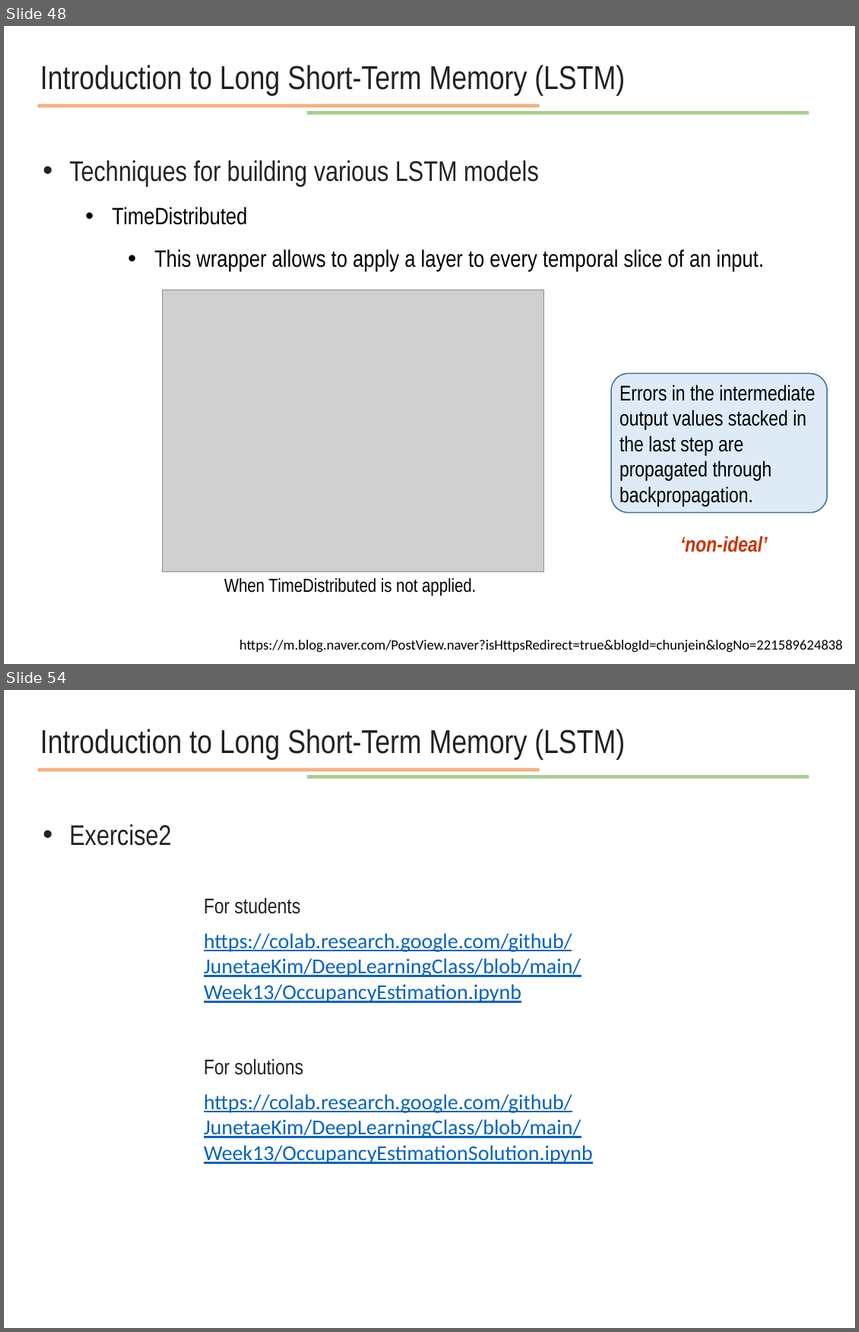
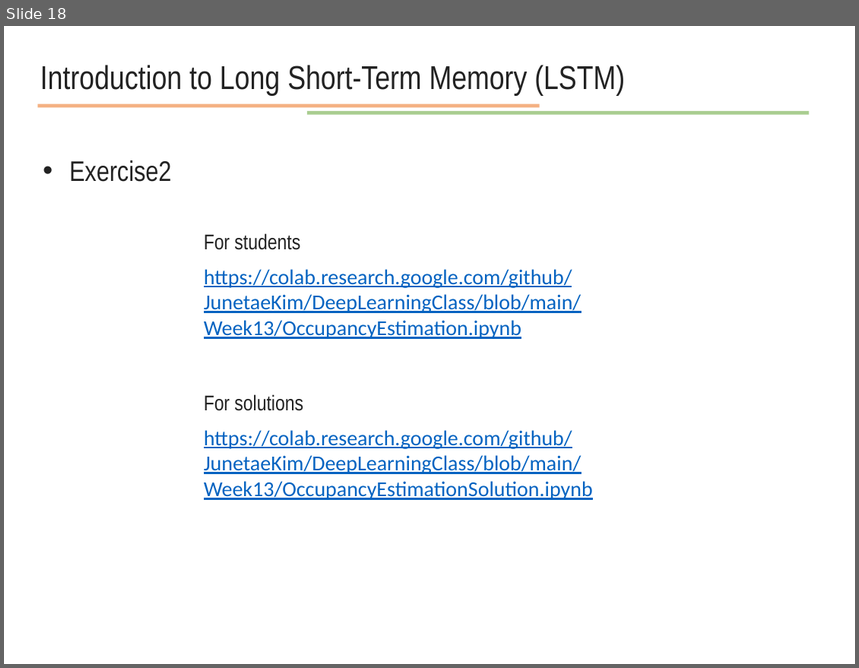
Before and after one commit to JunetaeKim/DeepLearningClass, a slide deck: Week14/week14 natural language processing.pptx. Shown one above the other, each under a label of ours: slides 48 and 54 before the commit, slide 18 after it; the slides between them are not shown. The pictures are 859x1332 and 859x668 pixels, drawn with LibreOffice and Linux fonts; fonts in the diff are those of the drawing; grey boxes stand for pictures. Boxes give left, top, right and bottom in pixels: in the first picture for what was removed or moved away, otherwise in the second. Text is boxed around its words. In the diff, an @@ line names an element or a change of style, - is before the commit and + after.

```diff
--- a/Week14/week14 natural language processing.pptx
+++ b/Week14/week14 natural language processing.pptx
@@ slide 48 removed at bbox=[4, 26, 855, 664], background #FFFFFF @@
@@ text removed at bbox=[40, 65, 625, 96] @@
-Introduction to Long Short-Term Memory (LSTM)
@@ line removed from (38, 106) to (539, 106) @@
@@ line removed from (307, 113) to (810, 113) @@
@@ text removed at bbox=[69, 161, 764, 271] @@
-• Techniques for building various LSTM models
-  • TimeDistributed
-    • This wrapper allows to apply a layer to every temporal slice of an input.
@@ picture removed at bbox=[162, 290, 544, 572] @@
@@ rounded rectangle removed at bbox=[612, 373, 828, 513] @@
@@ text removed at bbox=[620, 385, 815, 507] @@
-Errors in the intermediate output values stacked in the last step are propagated through backpropagation.
@@ text removed at bbox=[680, 536, 768, 553] @@
-‘non-ideal’
@@ text removed at bbox=[224, 579, 476, 596] @@
-When TimeDistributed is not applied.
@@ text removed at bbox=[240, 640, 843, 653] @@
-https://m.blog.naver.com/PostView.naver?isHttpsRedirect=true&blogId=chunjein&logNo=221589624838
@@ what was slide 54 is now slide 18 @@
```
Also in this commit, not shown: 3 slides changed, 3 slides added, 38 other slides removed, 1 other file.
